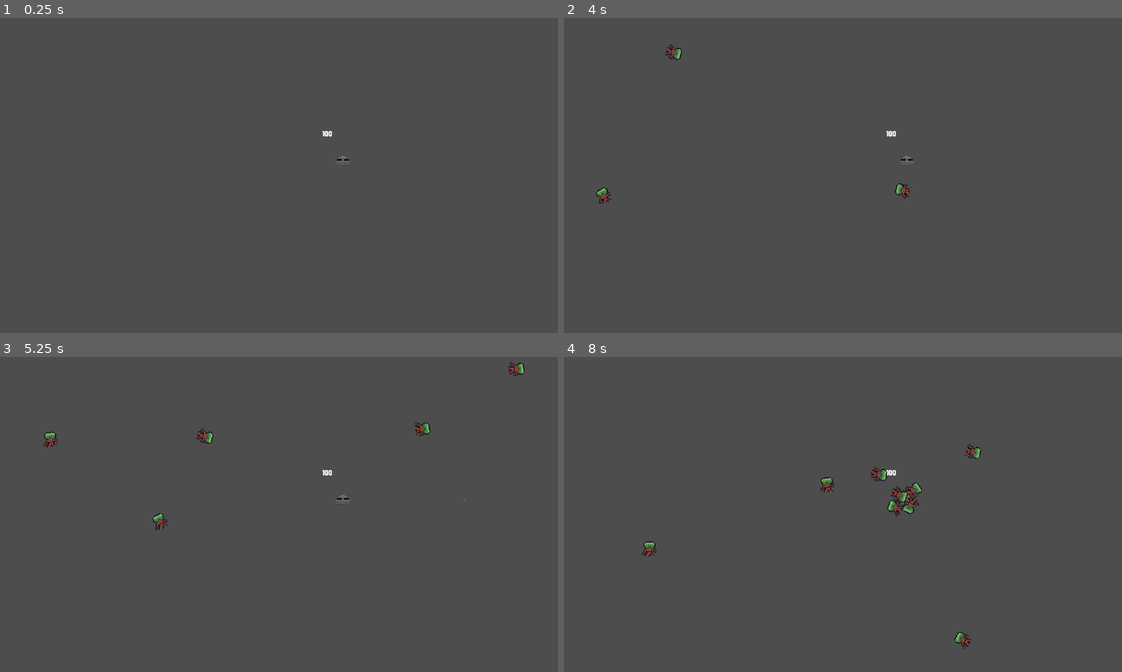
Above: before the commit, frames 1-4 (two rows, left to right).
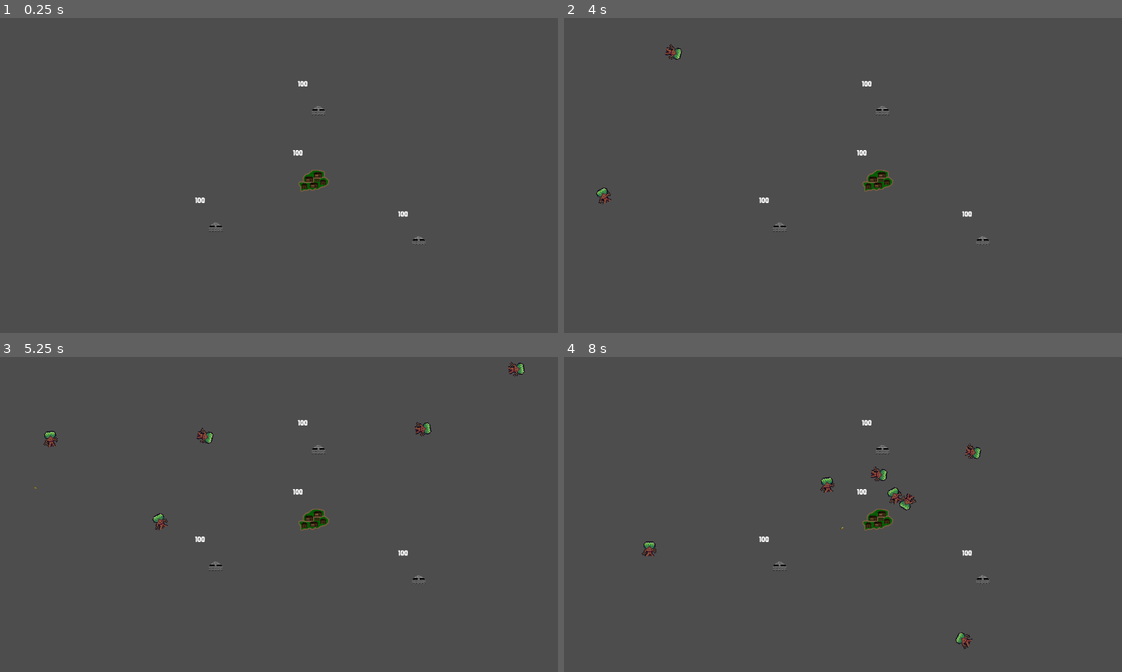
Above: after the commit, the same moments.

Repository: lewis785/ludum-dare-53
Game: Godot game, scene res://scenes/davids_scene.tscn
Same seed, same stepped clock (60 frames per second), same inputs: the game is played once before the commit and once after it. This scene is started directly instead of the project's main scene.
Inputs:
- Up to frame 1 (0.25 s): no input
- Up to frame 2 (4 s): tap Enter at 0.5, 2 s; hold Right (ui_right) 0.53-1.28 s; hold S (camera_down) 0.53-1.28 s; tap Space at 1.25 s; hold Left (ui_left) 1.28-2.03 s; tap A (camera_left) at 1.35 s; hold D (camera_right) 2.03-2.78 s; hold Right (ui_right) 2.03-3.53 s; tap W (camera_up) at 2.85 s; hold Left (ui_left) from 3.53 s (still down); hold S (camera_down) from 3.53 s (still down)
- Up to frame 3 (5.25 s): keep holding Left (ui_left); release S (camera_down) at 4.28 s; tap A (camera_left) at 4.35 s; hold D (camera_right) from 5.03 s (still down)
- Up to frame 4 (8 s): release Left (ui_left) at 5.78 s; release D (camera_right) at 5.78 s; hold Right (ui_right) from 5.78 s (still down); tap W (camera_up) at 5.85 s; hold S (camera_down) 6.53-7.28 s; tap A (camera_left) at 7.35 s

The runs differ from the first frame. In frame 1, 0.5% of the frame differs, in the area x 34-77%, y 19-72%; in frame 2, 0.6%; in frame 3, 0.7%; in frame 4, 1.0%, in the area x 34-77%, y 19-93%.
Error before the commit: Invalid access to property or key 'damage' on a base object of type 'previously freed'. (res://scenes/structure/structure.gd:106)

Commit message:
feat: add multiple turrets

Diff:
--- a/scenes/davids_scene.tscn
+++ b/scenes/davids_scene.tscn
@@ -127,12 +127,23 @@
 
 [node name="davids_scene" type="Node2D"]
 
-[node name="structure" parent="." instance=ExtResource("4_ri4hn")]
-position = Vector2(707, 291)
-is_tower = true
+[node name="town" parent="." instance=ExtResource("4_ri4hn")]
+position = Vector2(647, 330)
 
 [node name="spawn" parent="." instance=ExtResource("2_dx6tg")]
-enemy_scene = SubResource("PackedScene_ppsy6")
+enemy_scene = SubResource("PackedScene_m4u66")
 
 [node name="Marker2D" type="Marker2D" parent="."]
 position = Vector2(705, 294)
+
+[node name="turret" parent="." instance=ExtResource("4_ri4hn")]
+position = Vector2(657, 189)
+is_tower = true
+
+[node name="turret2" parent="." instance=ExtResource("4_ri4hn")]
+position = Vector2(862, 455)
+is_tower = true
+
+[node name="turret3" parent="." instance=ExtResource("4_ri4hn")]
+position = Vector2(447, 427)
+is_tower = true
--- a/scenes/structure/structure.gd
+++ b/scenes/structure/structure.gd
@@ -17,24 +17,26 @@
 @export var supplies_consumption: int = 1
 @export var range: float = 100
 @export var rate_of_fire: float = 1
+var local_name:	String
 
 
 @export var projectile: PackedScene = preload("res://scenes/projectile/projectile.tscn")
 
 const supply_store = preload("res://scripts/supply_store.gd")
+const enemy_store_res = preload("res://scripts/enemy_store.gd")
 
 var tick = false
 var can_fire = false
 var time_til_fire: float = 0
 var time_til_tick: float = 0
-var enemies: Array[RigidBody2D] = []
-var enemies_in_range: Array[RigidBody2D] = []
 var supply_store_instance
+var enemy_store: EnemyStore
 var signal_bus
 var _animated_sprite: AnimatedSprite2D
 
 # Called when the node enters the scene tree for the first time.
 func _ready():
+	self.local_name = self.name
 	signal_bus = get_node("/root/SignalBus")
 	signal_bus.connect("do_damage_to_enemy", subtract_damage_from_enemies)
 
@@ -47,8 +49,7 @@
 	var range_shape: CollisionShape2D = $StructureArea2D/RangeArea2D/RangeCollisionShape2D
 	label.set_text(str(health))
 	supply_store_instance = supply_store.new()
-
-
+	enemy_store = enemy_store_res.new()
 	pass # Replace with function body.
 
 
@@ -57,14 +58,15 @@
 	tick_manager(delta)
 	handle_fire_rate(delta)
 	state_manager()
+	enemy_store.remove_all_enemies()
 	pass
 
 
 func can_take_damage():
 	return owned
 
-func can_attack():
-	return is_tower and enemies_in_range.size() >= 0 and can_fire
+func can_attack(enemy):
+	return is_tower and enemy_store.enemy_in_range_exists(enemy) and can_fire
 
 func subtract_damage_from_health(damage):
 	health -= damage
@@ -96,22 +98,24 @@
 			process_all_enemies_damage()
 			update_health_label(health)
 		reset_tick()
-	if can_attack():
-		process_all_attacks()
-		reset_fire()
+
+	for enemy in enemy_store.enemies_in_range:
+		if can_attack(enemy):
+			process_attacks(enemy)
+			reset_fire()
 
 
 func process_all_enemies_damage():
-	for enemy in enemies:
-		var damage = enemy.damage
-		subtract_damage_from_health(damage)
+	for enemy in enemy_store.enemies:
+		if enemy_store.enemy_exists(enemy):
+			var damage = enemy.damage
+			subtract_damage_from_health(damage)
 
 func subtract_damage_from_enemies(enemy):
 	var current_enemy_name = enemy.name
 	enemy.health -= structure_damage
 	if enemy.health <= 0:
-		remove_enemy_from_array(current_enemy_name)
-		remove_enemy_within_range_from_array(current_enemy_name)
+		enemy_store.add_enemy_to_remove(enemy)
 
 func consume_supplies():
 	supply_store_instance.remove_supply(supplies_consumption)
@@ -125,11 +129,10 @@
 		instnaced_projectile.rotation = instnaced_projectile_rotation
 
 
-func process_all_attacks():
-	for enemy in enemies_in_range:
+func process_attacks(enemy):
+	if enemy_store.enemy_in_range_exists(enemy):
 		consume_supplies()
 		fire_turret(enemy)
-		break
 
 func handle_fire_rate(delta):
 	time_til_fire += delta
@@ -143,38 +146,20 @@
 		tick = true
 	pass
 
-func remove_enemy_from_array(enemy_name):
-	var found_enemy = enemies.find(enemy_name)
-	enemies.remove_at(found_enemy)
-	enemies.sort()
-
-func remove_enemy_within_range_from_array(enemy_name):
-	var found_enemy = enemies_in_range.find(enemy_name)
-	enemies_in_range.remove_at(found_enemy)
-	enemies_in_range.sort()
-
 func _on_structure_area_2d_body_entered(body):
 	var body_parent_name = body.get_parent().name
 	if str(body_parent_name).begins_with(parent_name):
-		enemies.append(body)
-	pass # Replace with function body.
-
-
-func _on_structure_area_2d_body_exited(body):
-	remove_enemy_from_array(body.name)
-
+		enemy_store.enemies.append(body)
 
 func _on_range_area_2d_body_entered(body):
 	var body_parent_name = body.get_parent().name
 	if str(body_parent_name).begins_with(parent_name):
-		enemies_in_range.append(body)
-	pass # Replace with function body.
+		enemy_store.enemies_in_range.append(body)
 
+func _on_structure_area_2d_body_exited(body):
+	# enemy_store.add_enemy_to_remove(body)
+	pass
 
 func _on_range_area_2d_body_exited(body):
-	remove_enemy_within_range_from_array(body.name)
-	#if str(body_parent_name).begins_with(parent_name):
-	#	for i in range(enemies_in_range.size()):
-	#		if enemies_in_range[i].name == body.name:
-	#			enemies_in_range.erase(i)
-	pass # Replace with function body.
+	# enemy_store.add_enemy_to_remove(body)
+	pass
--- /dev/null
+++ b/scripts/enemy_store.gd
@@ -0,0 +1,35 @@
+class_name EnemyStore extends Node
+
+var enemies: Array[RigidBody2D] = []
+var enemies_in_range: Array[RigidBody2D] = []
+var enemies_to_remove: Array[RigidBody2D] = []
+
+func add_enemy_to_remove(enemy):
+	enemies_to_remove.append(enemy)
+
+func enemy_exists(enemy):
+	return enemies.find(enemy) >= 0 and !enemies_to_remove.find(enemy)
+
+func enemy_in_range_exists(enemy):
+	print(enemies_in_range.find(enemy))
+	return enemies_in_range.find(enemy) >= 0 and enemies_to_remove.find(enemy) == -1
+
+func remove_all_enemies():
+	for enemy_to_remove in enemies_to_remove:
+		print("removing...", enemy_to_remove)
+		var enemy_idx = enemies.find(enemy_to_remove)
+		var enemy_in_range_idx = enemies_in_range.find(enemy_to_remove)
+		enemies.remove_at(enemy_idx)
+		enemies_in_range.remove_at(enemy_in_range_idx)
+
+func remove_enemy_from_array(enemy_name):
+	var found_enemy_idx = enemies.find(enemy_name)
+	if found_enemy_idx >= 0:
+		enemies[found_enemy_idx].queue_free()
+		enemies.remove_at(found_enemy_idx)
+
+func remove_enemy_within_range_from_array(enemy_name):
+	var found_enemy_idx = enemies_in_range.find(enemy_name)
+	if found_enemy_idx >= 0:
+		enemies_in_range[found_enemy_idx].queue_free()
+		enemies_in_range.remove_at(found_enemy_idx)
Not shown: 1 places in scenes/davids_scene.tscn that only renumber resources
